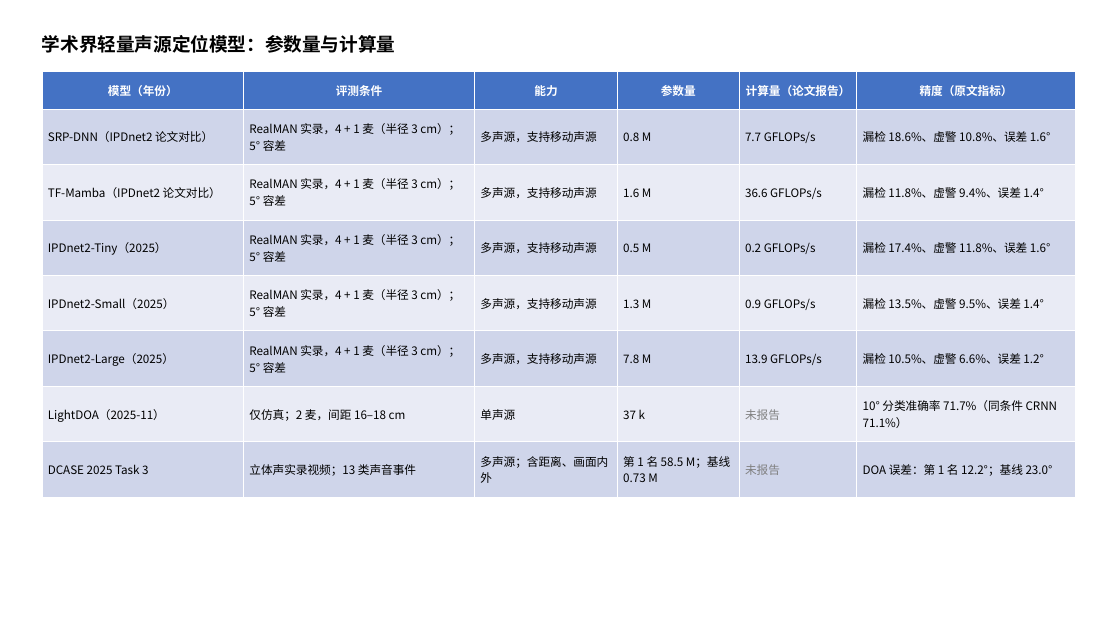
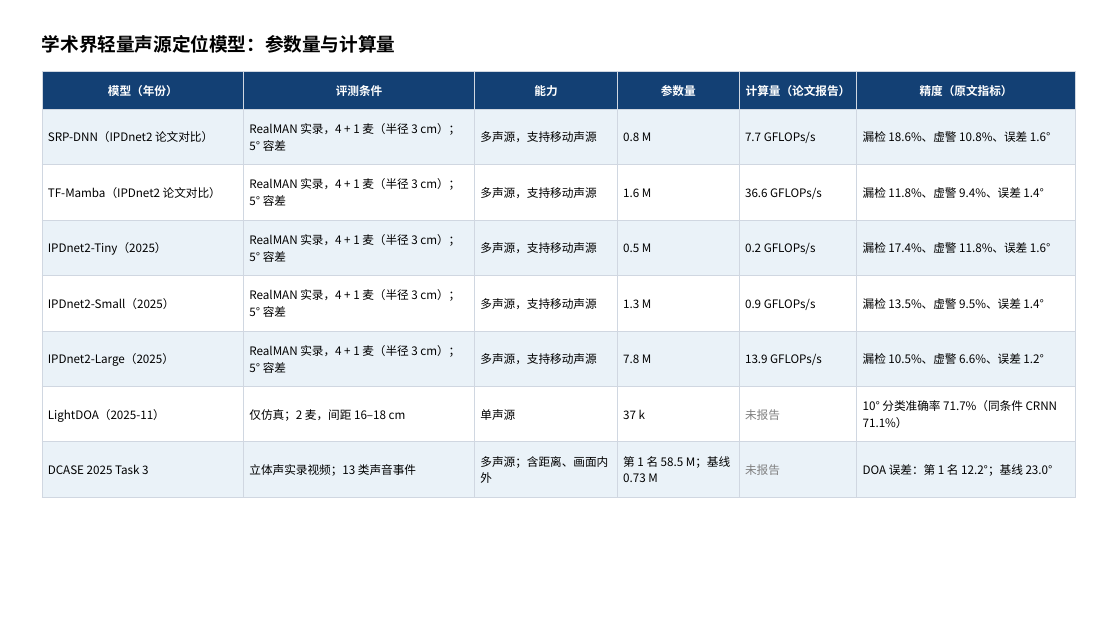
Before and after one commit to ZeroFoxxi/ssl-scene1, a slide deck: slide 3 of 竞品补充页_精简版.pptx. Drawn at 1120x630 pixels with LibreOffice and Linux fonts; fonts in the diff are those of the drawing. Boxes give left, top, right and bottom in pixels: in the first picture for what was removed or moved away, otherwise in the second. Text is boxed around its words. In the diff, an @@ line names an element or a change of style, - is before the commit and + after.

```diff
--- a/竞品补充页_精简版.pptx
+++ b/竞品补充页_精简版.pptx
@@ table at <box>42,71,1075,487</box> @@
@@ fill #4472C4 to #134074 in row 1 @@
@@ fill #CFD5EA to #EAF2F8 in 24 cells @@
@@ fill #E9EBF5 to #FFFFFF in 18 cells @@
@@ borders changed @@
```
Also in this commit, not shown: 2 other slides changed, 2 other files.
